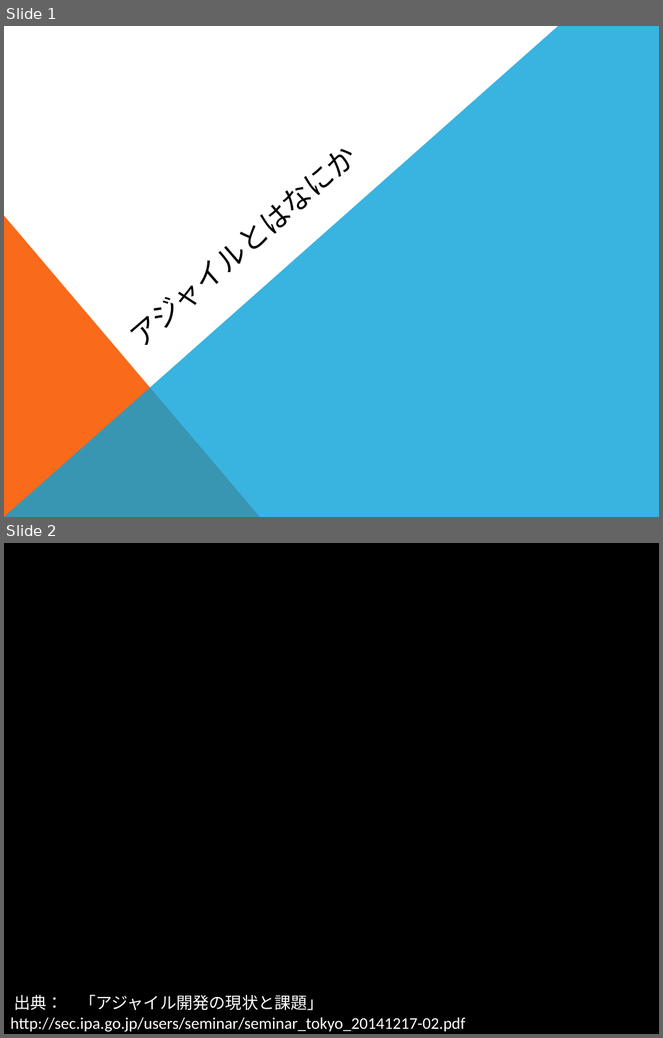
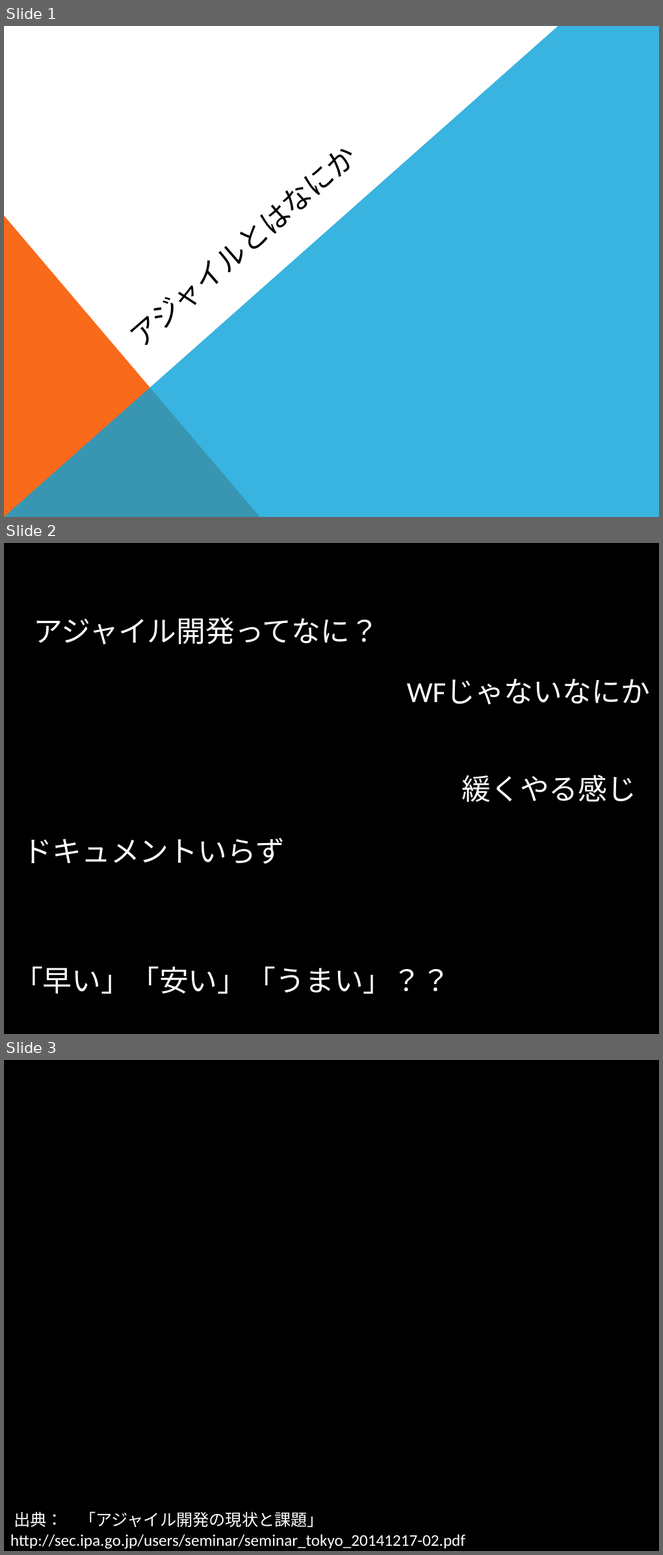
Before and after one commit to citrus1981/document, a slide deck: agile.pptx. Shown one above the other, each under a label of ours: slides 1 and 2 before the commit, slides 1, 2 and 3 after it. The pictures are 663x1038 and 663x1555 pixels, drawn with LibreOffice and Linux fonts; fonts in the diff are those of the drawing; background and template pictures are left out. Boxes give left, top, right and bottom in pixels: in the first picture for what was removed or moved away, otherwise in the second. Text is boxed around its words. In the diff, an @@ line names an element or a change of style, - is before the commit and + after.

```diff
--- a/agile.pptx
+++ b/agile.pptx
@@ slide 2 added at bbox=[4, 543, 659, 1034], background picture (left out) @@
@@ text added at bbox=[34, 617, 380, 644], 32 pt, text #FFFFFF @@
+アジャイル開発ってなに？
@@ text added at bbox=[407, 679, 650, 705], 32 pt, text #FFFFFF @@
+WFじゃないなにか
@@ text added at bbox=[462, 775, 636, 802], 32 pt, text #FFFFFF @@
+緩くやる感じ
@@ text added at bbox=[24, 838, 285, 864], 32 pt, text #FFFFFF @@
+ドキュメントいらず
@@ text added at bbox=[14, 967, 451, 994], 32 pt, text #FFFFFF @@
+「早い」「安い」「うまい」？？
@@ what was slide 2 is now slide 3 @@
```
Also in this commit, not shown: 3 slides changed, 1 other slide added, 1 slide removed.
